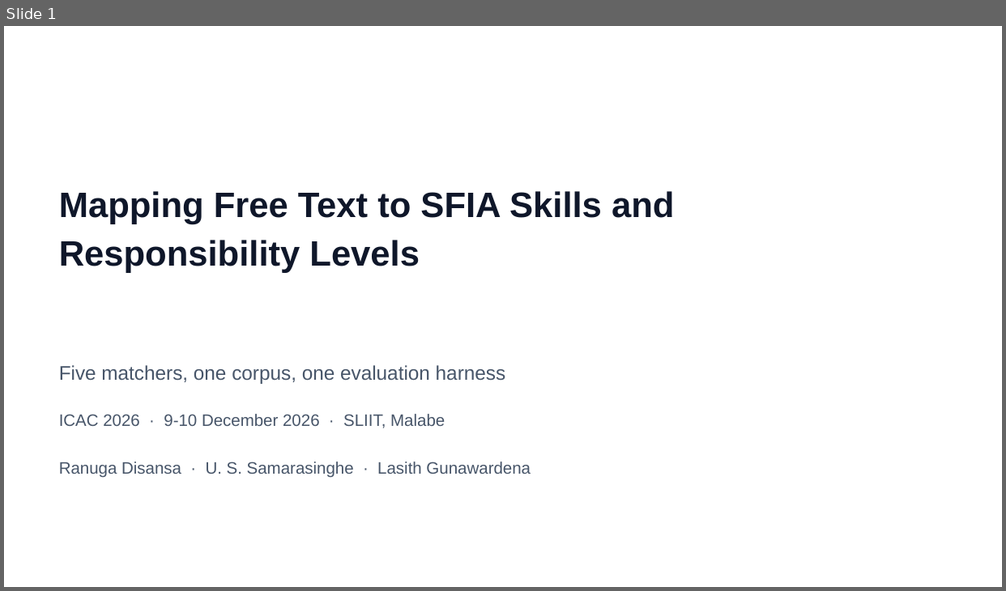
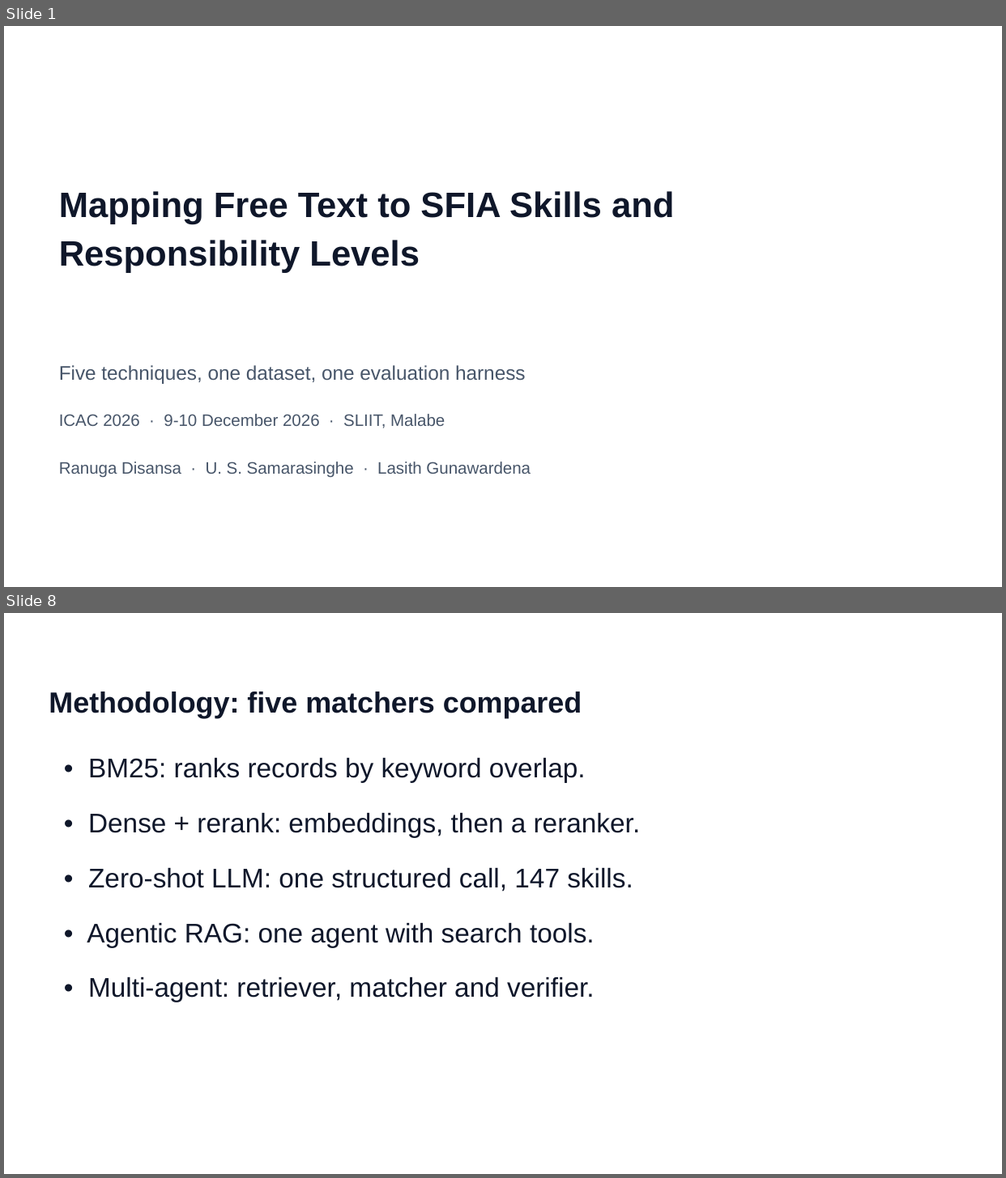
Before and after one commit to prdai/sfia-structured-skill-extraction, a slide deck: talk/deck/sfia-icac-2026.pptx. Shown one above the other, each under a label of ours: slide 1 before the commit, slides 1 and 8 after it; the slides between them are not shown. The pictures are 1006x591 and 1006x1178 pixels, drawn with LibreOffice and Linux fonts; fonts in the diff are those of the drawing. Boxes give left, top, right and bottom in pixels: in the first picture for what was removed or moved away, otherwise in the second. Text is boxed around its words. In the diff, an @@ line names an element or a change of style, - is before the commit and + after.

```diff
--- a/talk/deck/sfia-icac-2026.pptx
+++ b/talk/deck/sfia-icac-2026.pptx
@@ slide 8 added at <box>4,613,1002,1174</box>, background #FFFFFF @@
@@ text added at <box>49,692,582,718</box>, 28 pt, text #0F172A, bold @@
+Methodology: five matchers compared
@@ text added at <box>88,757,586,782</box>, 26 pt, text #0F172A @@
+• BM25: ranks records by keyword overlap.
@@ text added at <box>88,812,641,837</box>, 26 pt, text #0F172A @@
+• Dense + rerank: embeddings, then a reranker.
@@ text added at <box>88,867,633,892</box>, 26 pt, text #0F172A @@
+• Zero-shot LLM: one structured call, 147 skills.
@@ text added at <box>87,922,594,948</box>, 26 pt, text #0F172A @@
+• Agentic RAG: one agent with search tools.
@@ text added at <box>88,977,594,1003</box>, 26 pt, text #0F172A @@
+• Multi-agent: retriever, matcher and verifier.
@@ slide 1 changed as well @@
@@ text at <box>59,365,526,384</box>: text changed @@
-Five matchers, one corpus, one evaluation harness
+Five techniques, one dataset, one evaluation harness
```
Also in this commit, not shown: 1 other slide changed, 9 other slides added, 16 slides removed, 5 other files.
